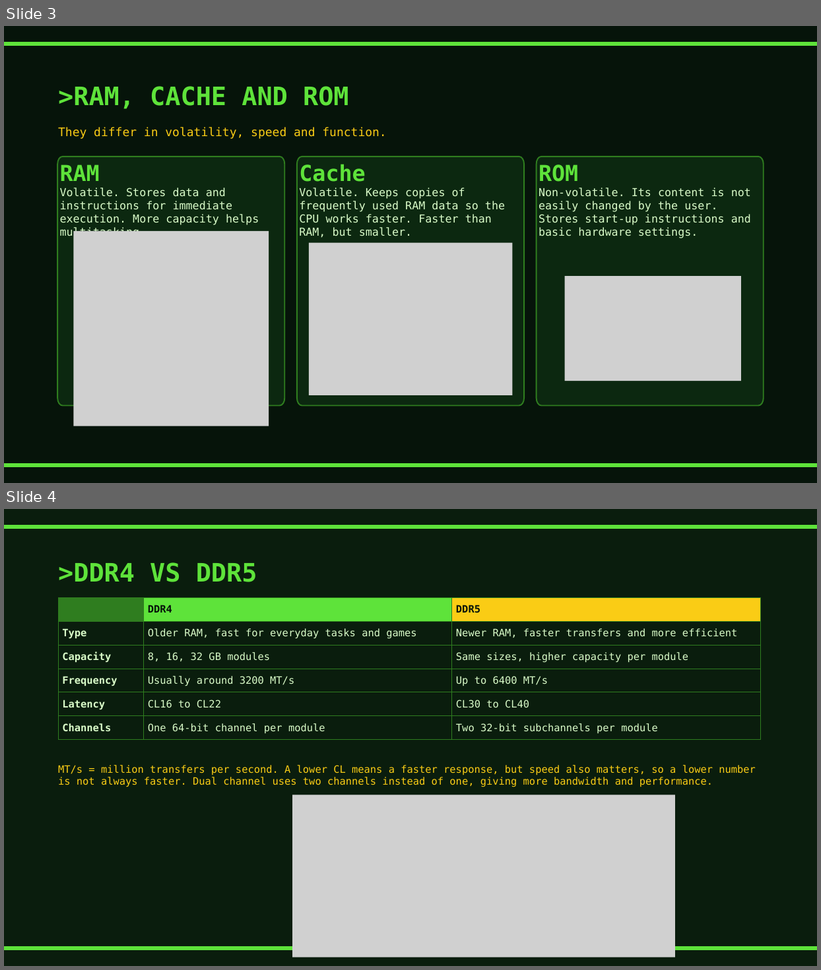
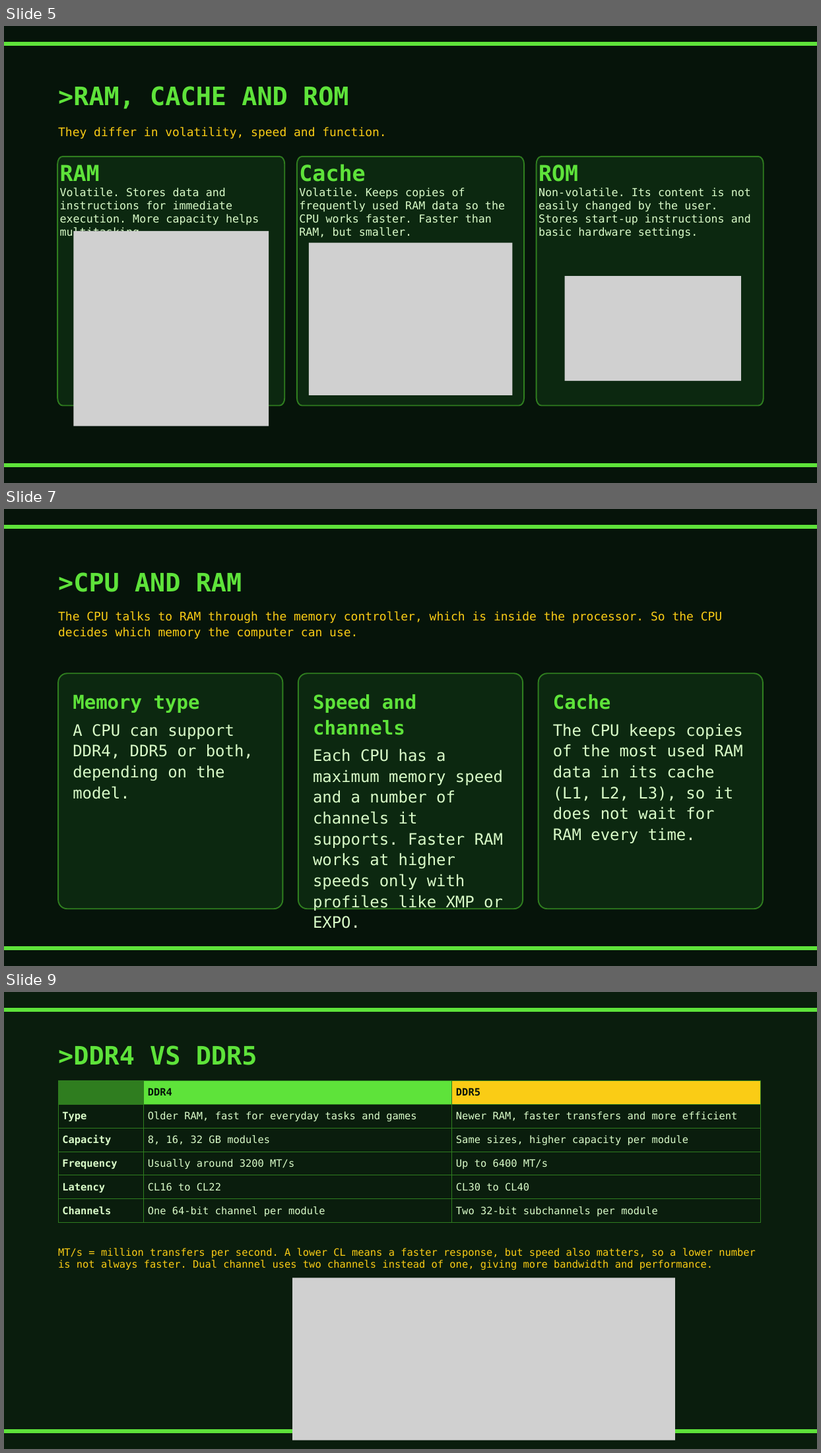
Before and after one commit to alumno851298-stack/RAM, a slide deck: RAM-presentation.pptx. Shown one above the other, each under a label of ours: slides 3 and 4 before the commit, slides 5, 7 and 9 after it; the slides between them are not shown. The pictures are 821x970 and 821x1453 pixels, drawn with LibreOffice and Linux fonts; fonts in the diff are those of the drawing; grey boxes stand for pictures. Boxes give left, top, right and bottom in pixels: in the first picture for what was removed or moved away, otherwise in the second. Text is boxed around its words. In the diff, an @@ line names an element or a change of style, - is before the commit and + after.

```diff
--- a/RAM-presentation.pptx
+++ b/RAM-presentation.pptx
@@ slide 7 added at <box>4,509,817,966</box>, background #06140A @@
@@ freeform shape added at <box>4,525,817,528</box>, fill #5EE33A, outline #5EE33A 1.5 pt @@
@@ text added at <box>58,572,242,592</box>, 45 pt, text #5EE33A, bold @@
+>CPU AND RAM
@@ text added at <box>58,611,722,639</box>, 21 pt, text #FACC15 @@
+The CPU talks to RAM through the memory controller, which is inside the processor. So the CPU decides which memory the computer can use.
@@ rounded rectangle added at <box>58,673,283,910</box>, fill #0C2810, outline #2F7D1F 2.25 pt, 28 pt, text #D9FBC8 @@
+Memory type
+A CPU can support DDR4, DDR5 or both, depending on the model.
@@ rounded rectangle added at <box>298,673,523,910</box>, fill #0C2810, outline #2F7D1F 2.25 pt, 28 pt, text #D9FBC8 @@
+Speed and channels
+Each CPU has a maximum memory speed and a number of channels it supports. Faster RAM works at higher speeds only with profiles like XMP or EXPO.
@@ rounded rectangle added at <box>538,673,762,910</box>, fill #0C2810, outline #2F7D1F 2.25 pt, 28 pt, text #D9FBC8 @@
+Cache
+The CPU keeps copies of the most used RAM data in its cache (L1, L2, L3), so it does not wait for RAM every time.
@@ freeform shape added at <box>4,947,817,950</box>, fill #5EE33A, outline #5EE33A 1.5 pt @@
@@ what was slide 3 is now slide 5 @@
@@ what was slide 4 is now slide 9 @@
```
Also in this commit, not shown: 7 other slides added.
